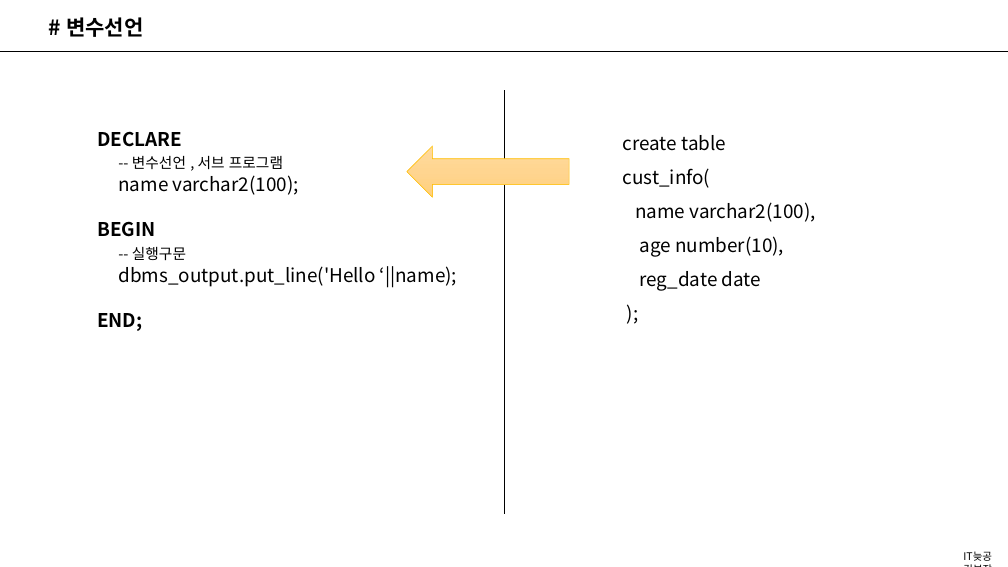
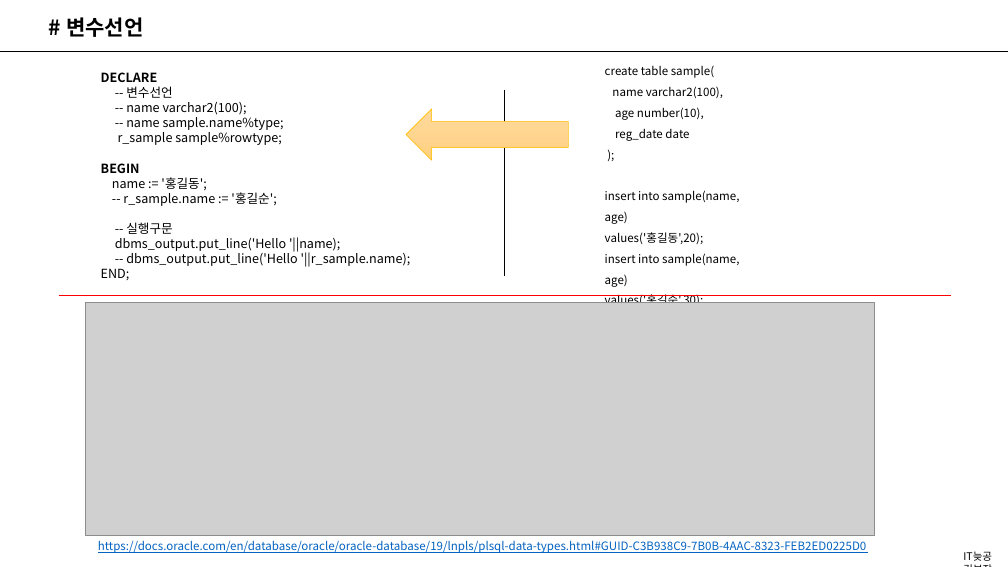
Before and after one commit to dhkim-githup/Inflearn, a slide deck: slide 3 of Oracle PL_SQL/docs/Section1 기본문법.pptx. Drawn at 1008x567 pixels with LibreOffice and Linux fonts; fonts in the diff are those of the drawing; grey boxes stand for pictures. Boxes give left, top, right and bottom in pixels: in the first picture for what was removed or moved away, otherwise in the second. Text is boxed around its words. In the diff, an @@ line names an element or a change of style, - is before the commit and + after.

```diff
--- a/Oracle PL_SQL/docs/Section1 기본문법.pptx
+++ b/Oracle PL_SQL/docs/Section1 기본문법.pptx
@@ text "create table sample(": place and size @@
-text "create table sample(" at bbox=[623, 135, 816, 291]
+text "create table sample(" at bbox=[605, 65, 739, 303]
@@ text "DECLARE": place and size @@
-text "DECLARE" at bbox=[97, 131, 457, 331]
+text "DECLARE" at bbox=[101, 72, 411, 280]
@@ text at bbox=[101, 72, 172, 280]: size 18 to 12 pt in "DECLARE", "BEGIN", "END;"; size 14 to 12 pt in "-- 실행구문"; bold off in "END;" @@
@@ text at bbox=[118, 86, 284, 145]: text changed; size 18 to 12 pt @@
--- 변수선언 , 서브 프로그램
-name varchar2(100);
+-- 변수선언
+-- name varchar2(100);
+-- name sample.name%type;
+r_sample sample%rowtype;
@@ text at bbox=[605, 65, 714, 78]: text changed; size 18 to 11 pt @@
-create table cust_info(
+create table sample(
@@ text at bbox=[612, 86, 723, 141]: size 18 to 11 pt in "name varchar2(100),", "age number(10),", "reg_date date", ");" @@
@@ left arrow: place and size @@
-left arrow at bbox=[407, 146, 569, 197]
+left arrow at bbox=[406, 109, 569, 160]
@@ line moved from (504, 91) - (504, 514) to (504, 91) - (504, 277) @@
@@ text at bbox=[112, 177, 276, 206]: paragraphs added @@
+name := '홍길동';
+-- r_sample.name := '홍길순';
@@ text at bbox=[605, 190, 739, 303]: paragraphs added @@
+insert into sample(name, age)
+values('홍길동',20);
+insert into sample(name, age)
+values('홍길순',30);
+commit;
@@ text at bbox=[115, 237, 411, 267]: text changed; size 18 to 12 pt @@
-dbms_output.put_line('Hello ‘||name);
+dbms_output.put_line('Hello '||name);
+-- dbms_output.put_line('Hello '||r_sample.name);
@@ line added from (58, 295) to (951, 295), #FF0000 0.5 pt @@
@@ picture added at bbox=[85, 302, 875, 536] @@
@@ text added at bbox=[98, 540, 867, 553], 11 pt, text #0563C1, underline @@
+https://docs.oracle.com/en/database/oracle/oracle-database/19/lnpls/plsql-data-types.html#GUID-C3B938C9-7B0B-4AAC-8323-FEB2ED0225D0
```
Also in this commit, not shown: 1 other slide changed, 2 other files.
